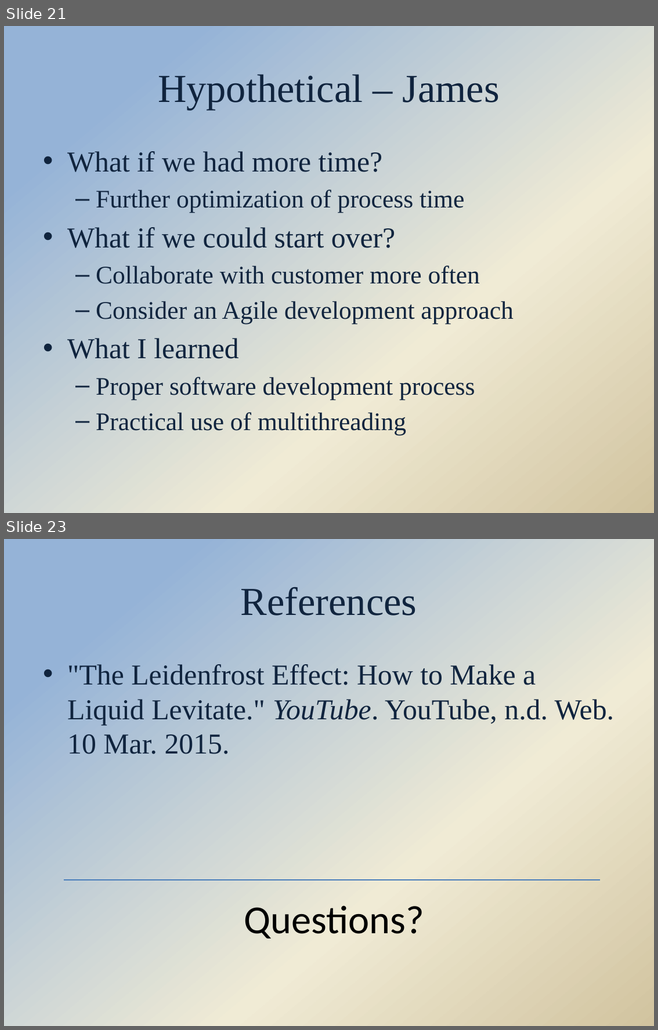
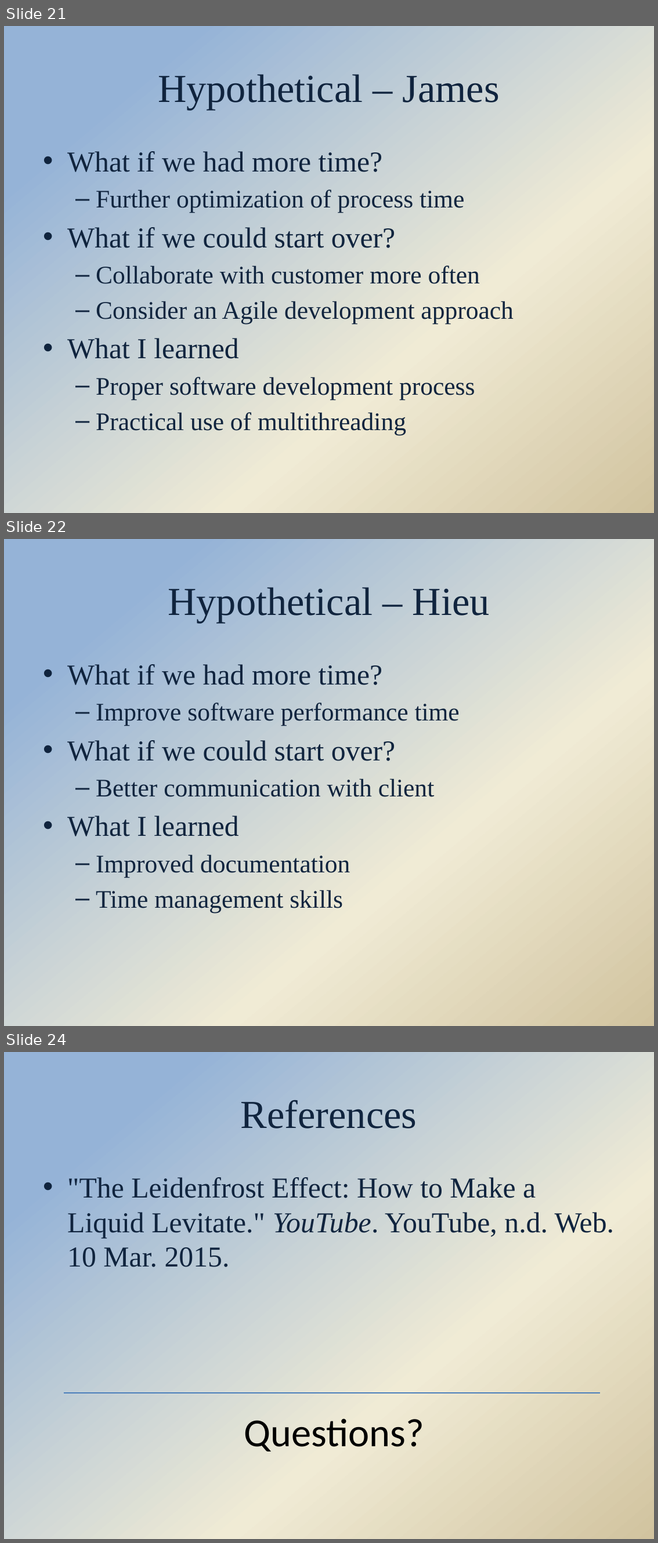
Before and after one commit to Hdtran89/ImageProcessing, a slide deck: A Team Documents/Final presentation.pptx. Shown one above the other, each under a label of ours: slides 21 and 23 before the commit, slides 21, 22 and 24 after it; the slides between them are not shown. The pictures are 658x1030 and 658x1543 pixels, drawn with LibreOffice and Linux fonts; fonts in the diff are those of the drawing; background and template pictures are left out. Boxes give left, top, right and bottom in pixels: in the first picture for what was removed or moved away, otherwise in the second. Text is boxed around its words. In the diff, an @@ line names an element or a change of style, - is before the commit and + after.

Commit message:
Added Hypothetical slides for everyone

```diff
--- a/A Team Documents/Final presentation.pptx
+++ b/A Team Documents/Final presentation.pptx
@@ slide 22 added at [4, 539, 654, 1026], background gradient #95B3D7 to #F0EBD5 to #D1C39F @@
@@ title added at [168, 587, 489, 623], 44 pt, text #0F243E @@
+Hypothetical – Hieu
@@ text added at [67, 664, 459, 913], 28 pt, text #0F243E @@
+• What if we had more time?
+  – Improve software performance time
+• What if we could start over?
+  – Better communication with client
+• What I learned
+  – Improved documentation
+  – Time management skills
@@ what was slide 23 is now slide 24 @@
```
Also in this commit, not shown: 6 slides changed.
